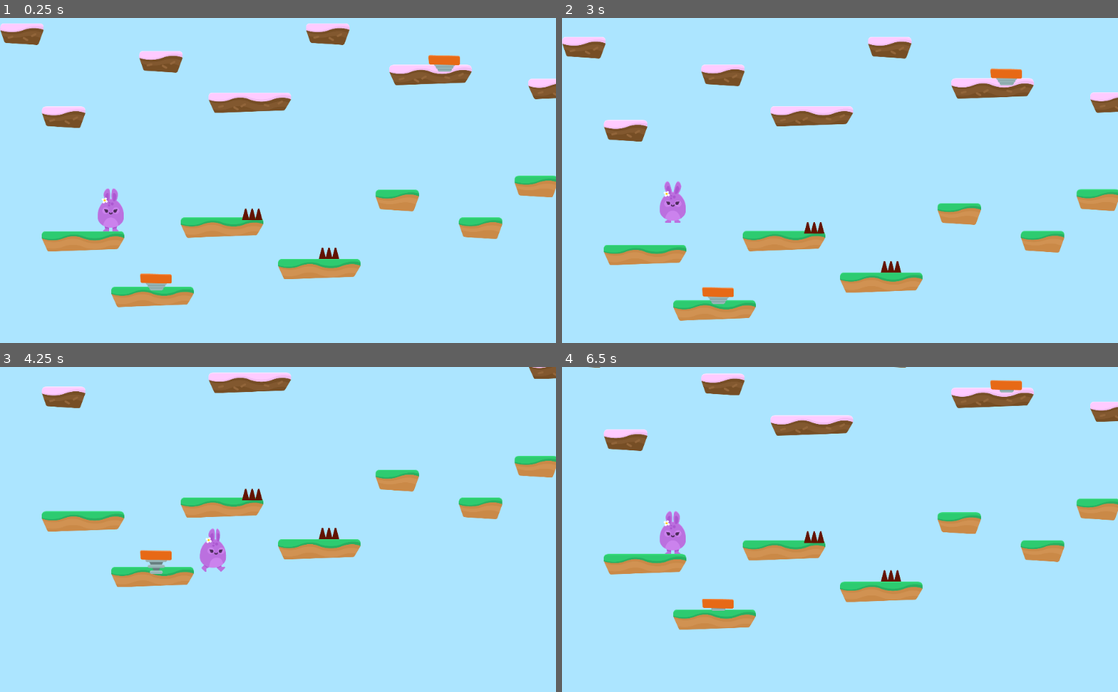
Above: before the commit, frames 1-4 (two rows, left to right).
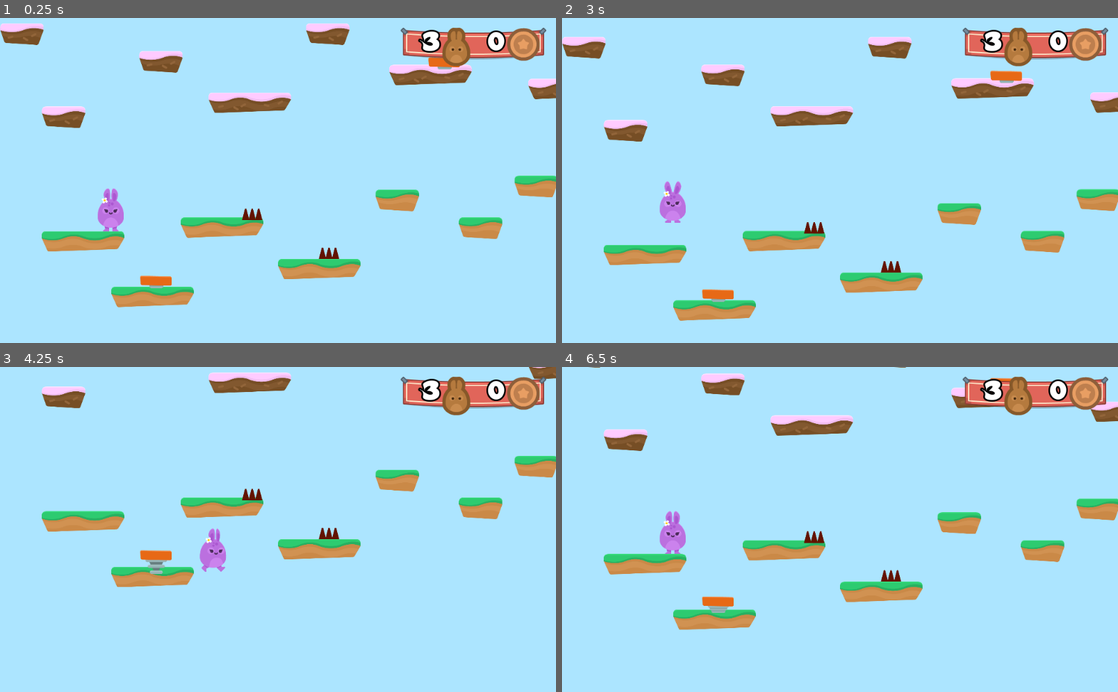
Above: after the commit, the same moments.

Repository: Eggsquisite/Hoppy_Days
Game: Godot game, scene res://Levels/Level1.tscn
Two runs of this game, one before a commit and one after it. Both use one fixed random seed, a clock stepped at 60 frames per second and the inputs below.
Inputs (mouse positions are in pixels of both pictures, inside the frame that each line leads up to):
- Up to frame 1 (0.25 s): no input
- Up to frame 2 (3 s): hold D (right) 0.53-2.03 s; tap W (jump) at 0.77, 1.52 s; hold A (left) 2.03-2.75 s; click (739, 226) at 2.75 s
- Up to frame 3 (4.25 s): hold D (right) from 3.53 s (still down); tap W (jump) at 3.77 s
- Up to frame 4 (6.5 s): tap W (jump) at 4.52, 5.27 s; release D (right) at 5.03 s; hold A (left) 5.03-5.75 s; click (739, 575) at 5.75 s

The runs differ from the first frame. In frame 1, 2.5% of the frame differs, in the area x 25-99%, y 2-84%; in frame 2, 2.6%, in the area x 25-99%, y 2-89%; in frame 3, 2.3%; in frame 4, 2.4%.

Commit message:
GUI added

Diff:
--- /dev/null
+++ b/GUI/GUI.gd
@@ -0,0 +1,9 @@
+extends CanvasLayer
+
+
+func _ready():
+	$Control/TextureRect/HBoxContainer/LifeCount.text = "3"
+
+
+func update_lives(lives_left):
+	$Control/TextureRect/HBoxContainer/LifeCount.text = str(lives_left)
--- /dev/null
+++ b/GUI/GUI.tscn
@@ -0,0 +1,79 @@
+[gd_scene load_steps=7 format=2]
+
+[ext_resource path="res://GFX/HUD/bannerHanging.png" type="Texture" id=1]
+[ext_resource path="res://GFX/HUD/lifes.png" type="Texture" id=2]
+[ext_resource path="res://GFX/HUD/coin_bronze.png" type="Texture" id=3]
+[ext_resource path="res://Fonts/candles_.ttf" type="DynamicFontData" id=4]
+[ext_resource path="res://GUI/GUI.gd" type="Script" id=5]
+
+[sub_resource type="DynamicFont" id=1]
+size = 48
+outline_size = 3
+outline_color = Color( 0, 0, 0, 1 )
+use_filter = true
+font_data = ExtResource( 4 )
+
+[node name="GUI" type="CanvasLayer" groups=[
+"GUI",
+]]
+script = ExtResource( 5 )
+
+[node name="Control" type="Control" parent="."]
+anchor_right = 1.0
+anchor_bottom = 1.0
+__meta__ = {
+"_edit_use_anchors_": false
+}
+
+[node name="TextureRect" type="TextureRect" parent="Control"]
+anchor_left = 1.0
+anchor_right = 1.0
+margin_left = -286.0
+margin_top = 18.0
+margin_bottom = 59.0
+texture = ExtResource( 1 )
+__meta__ = {
+"_edit_use_anchors_": false
+}
+
+[node name="HBoxContainer" type="HBoxContainer" parent="Control/TextureRect"]
+anchor_right = 1.0
+anchor_bottom = 1.0
+margin_left = 12.0
+margin_right = -30.0
+margin_bottom = 12.0
+alignment = 1
+__meta__ = {
+"_edit_use_anchors_": false
+}
+
+[node name="LifeCount" type="Label" parent="Control/TextureRect/HBoxContainer"]
+margin_right = 60.0
+margin_bottom = 71.0
+size_flags_horizontal = 3
+size_flags_vertical = 5
+custom_fonts/font = SubResource( 1 )
+text = "0"
+align = 2
+
+[node name="LifeIcon" type="TextureRect" parent="Control/TextureRect/HBoxContainer"]
+margin_left = 64.0
+margin_right = 116.0
+margin_bottom = 71.0
+texture = ExtResource( 2 )
+
+[node name="CoinCount" type="Label" parent="Control/TextureRect/HBoxContainer"]
+margin_left = 120.0
+margin_right = 180.0
+margin_bottom = 71.0
+size_flags_horizontal = 3
+size_flags_vertical = 5
+custom_fonts/font = SubResource( 1 )
+text = "0"
+align = 2
+
+[node name="CoinIcon" type="TextureRect" parent="Control/TextureRect/HBoxContainer"]
+margin_left = 184.0
+margin_right = 244.0
+margin_bottom = 71.0
+texture = ExtResource( 3 )
--- a/Items/JumpPad.tscn
+++ b/Items/JumpPad.tscn
@@ -43,6 +43,7 @@
 
 [node name="AnimatedSprite" type="AnimatedSprite" parent="."]
 frames = SubResource( 1 )
+frame = 1
 playing = true
 
 [node name="CollisionShape2D" type="CollisionShape2D" parent="."]
--- a/Levels/GameState.gd
+++ b/Levels/GameState.gd
@@ -5,14 +5,19 @@
 
 func _ready():
 	add_to_group("Gamestate")
-
+	update_GUI()
 
 func hurt():
 	lives -= 1
 	$Player.hurt()
+	update_GUI()
 
-	if lives < 0:
+	if lives <= 0:
 		end_game()
+
+
+func update_GUI():
+	get_tree().call_group("GUI", "update_lives", lives)
 
 
 func end_game():
--- a/Levels/Level1.tscn
+++ b/Levels/Level1.tscn
@@ -6,6 +6,7 @@
 [ext_resource path="res://SFX/Chiptune_Adventures_1.ogg" type="AudioStream" id=4]
 [ext_resource path="res://Items/JumpPad.tscn" type="PackedScene" id=5]
 [ext_resource path="res://Levels/GameState.gd" type="Script" id=6]
+[ext_resource path="res://GUI/GUI.tscn" type="PackedScene" id=7]
 
 [node name="Level1" type="Node2D"]
 script = ExtResource( 6 )
@@ -73,3 +74,5 @@
 stream = ExtResource( 4 )
 volume_db = -10.0
 autoplay = true
+
+[node name="GUI" parent="." instance=ExtResource( 7 )]
Not shown: 1 places in Levels/Level1.tscn that only renumber resources
